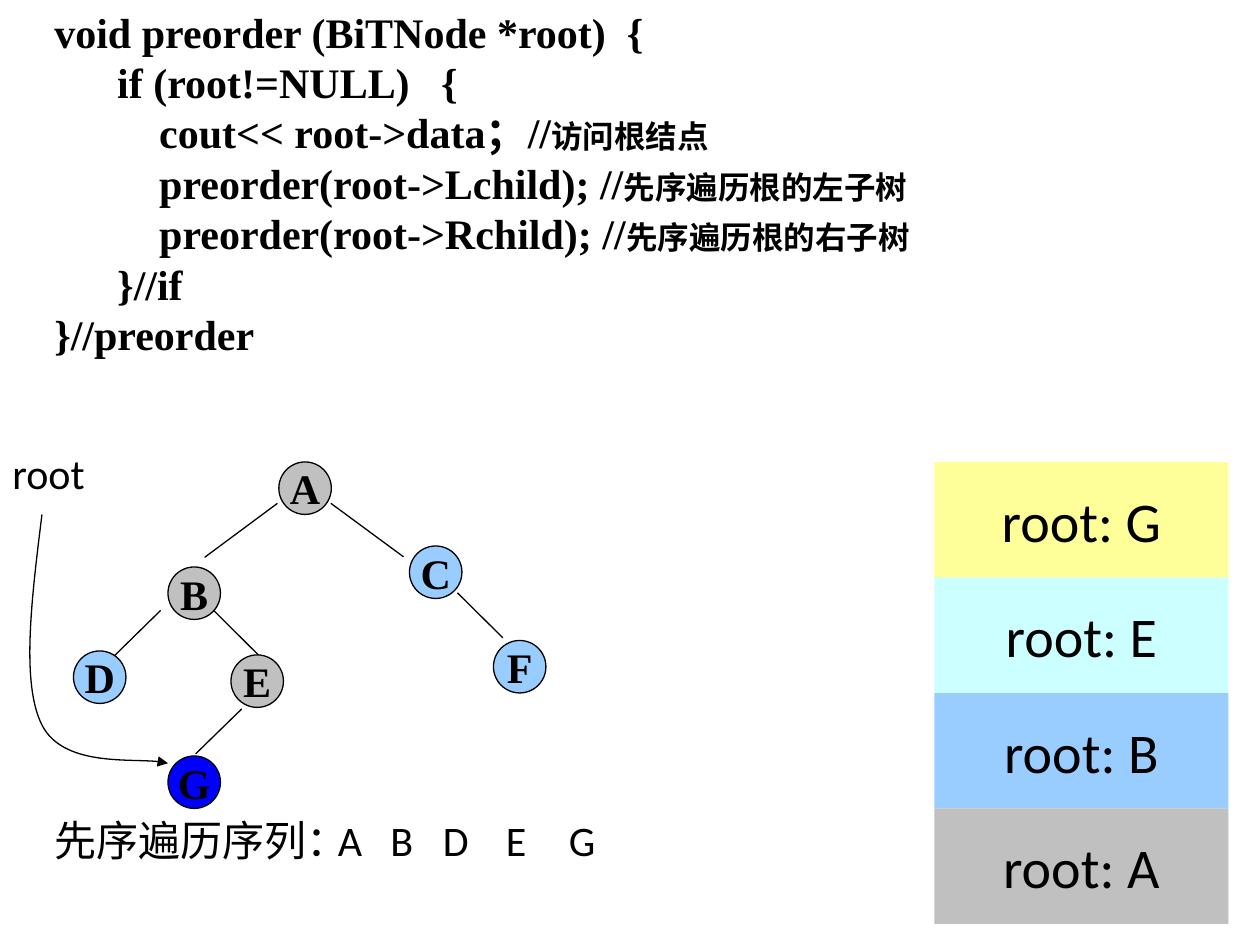
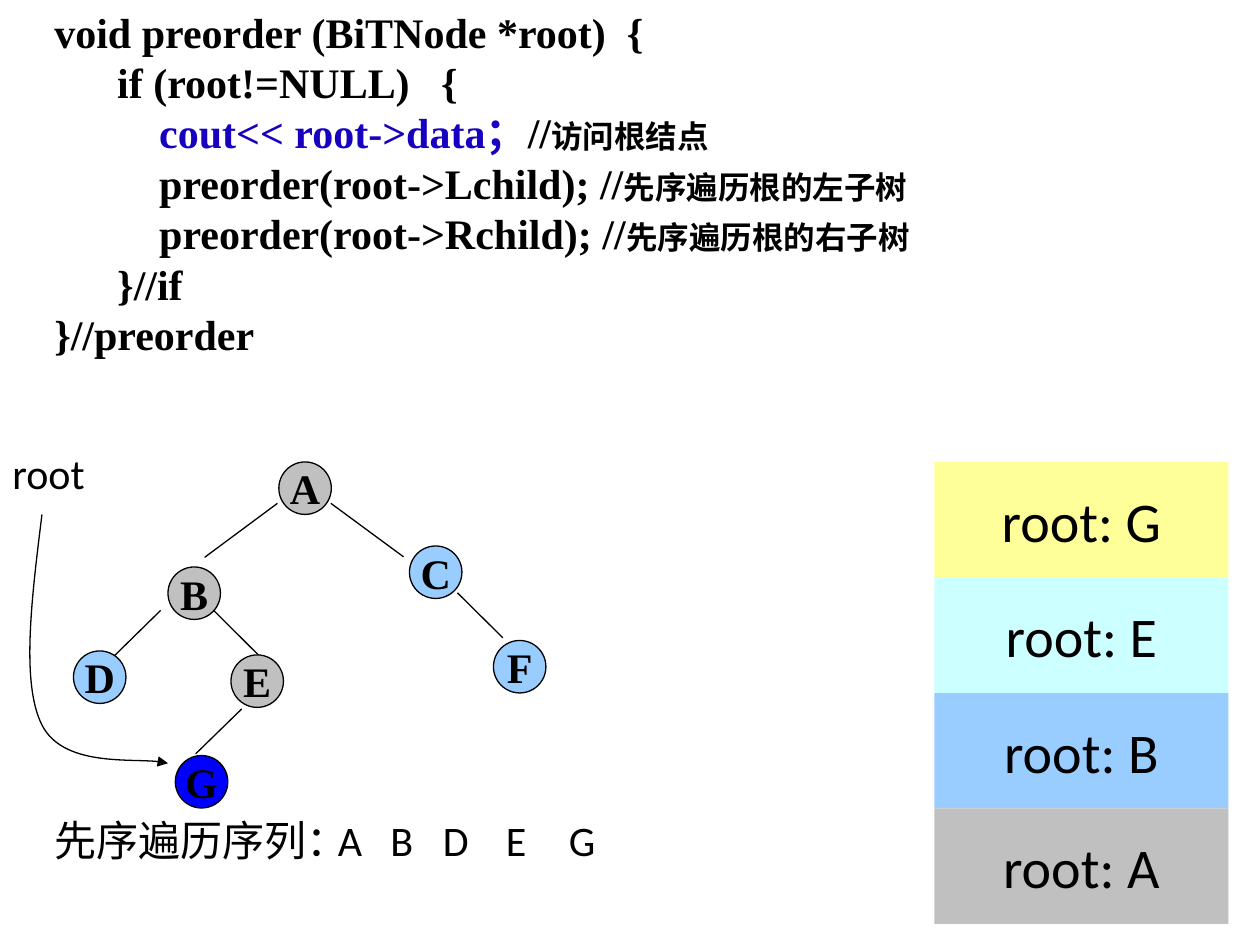
Before and after one commit to Gempittance/Data_Structur_Build, a slide deck: slide 65 of 数据结构PPT/ds6.pptx (slide 58 before the commit). Drawn at 1260x945 pixels with LibreOffice and Linux fonts; fonts in the diff are those of the drawing. Boxes give left, top, right and bottom in pixels: in the first picture for what was removed or moved away, otherwise in the second. Text is boxed around its words. In the diff, an @@ line names an element or a change of style, - is before the commit and + after.

```diff
--- a/数据结构PPT/ds6.pptx
+++ b/数据结构PPT/ds6.pptx
@@ text at [159, 119, 709, 155]: text colour #000000 to #1700C0 in "cout<< root->data；//访问根结点" @@
@@ ellipse "G": place and size @@
-ellipse "G" at [168, 756, 220, 809]
+ellipse "G" at [175, 756, 228, 809]
```
Also in this commit, not shown: 19 other slides changed, 17 slides added.
